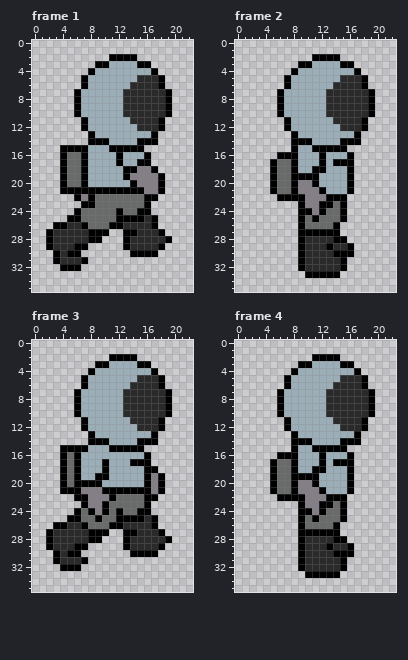
A pixel-art file gets an edit: Assets/Sprites/Characters/John/John Rightbound walk.aseprite. This is how it looked before the edit.
23x36 pixels, 4 frames. Shown: frame 1, frame 2, frame 3, frame 4.
Once edited:
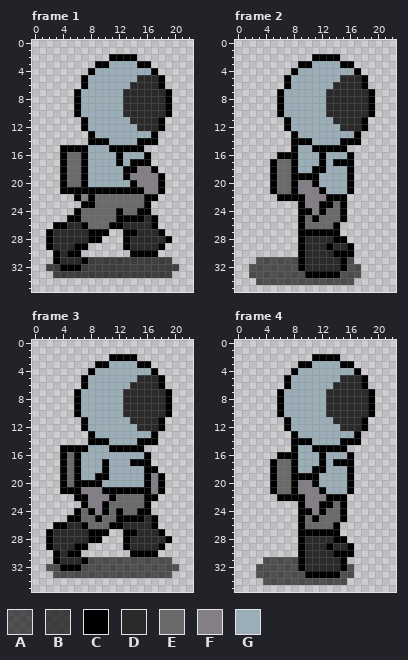
Palette (. is transparent): A #0000009a  B #000000af  C #000000  D #2a2a2a  E #696a6a  F #847e87  G #9badb7
Changes in this commit:
layer "Layer 1" added
Frame 1, layers "John", "Layer 1":
y 17: x 14 G -> C
y 31: x 8..19 ............ -> BBBBBBBBBBBB
y 32: x 2..3 .. -> BB; x 7..20 .............. -> BBBBBBBBBBBBBB
y 33: x 3..19 ................. -> BBBBBBBBBBBBBBBBB
Frame 2, layer "Layer 1":
y 31: x 3..8 ...... -> AAAAAA; x 16 . -> A
y 32: x 2..8 ....... -> AAAAAAA; x 16..17 .. -> AA
y 33: x 2..9 ........ -> AAAAAAAA; x 15..17 ... -> AAA
y 34: x 3..16 .............. -> AAAAAAAAAAAAAA
Frame 3, layer "Layer 1":
y 31: x 8..19 ............ -> AAAAAAAAAAAA
y 32: x 2..3 .. -> AA; x 7..20 .............. -> AAAAAAAAAAAAAA
y 33: x 3..19 ................. -> AAAAAAAAAAAAAAAAA
Frame 4, layer "Layer 1":
y 31: x 4..8 ..... -> AAAAA
y 32: x 3..8 ...... -> AAAAAA; x 16 . -> A
y 33: x 3..9 ....... -> AAAAAAA; x 15..16 .. -> AA
y 34: x 4..15 ............ -> AAAAAAAAAAAA
Where, in picture pixels (left, top, right, bottom), the same in both pictures:
changed: (130, 159, 137, 166)
added: (46, 257, 179, 278)
added: (249, 257, 361, 285)
added: (46, 557, 179, 578)
added: (256, 557, 354, 585)
